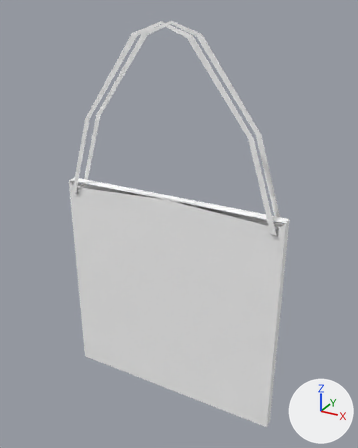
A saved change to the FBX model Assets/Asset Afta/3D/Enviroment/Sekolah/ExportPropsFBX/SekolahNew/Props/Kelas/PapanKamarMandi.fbx.
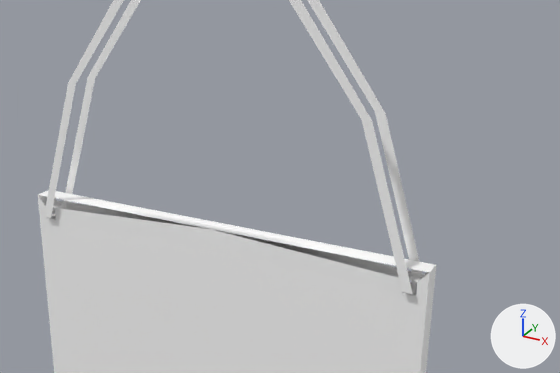
Old and new are each drawn whole from a 50 mm camera at (-0.066, -0.478, 1.25) aimed at (-0.347, 0.032, 0.995) and again close up on the part from 13% to 100% of the width and 16% to 62% of the height. The axes (+X, +Y, +Z) are drawn at lower right. The lights are the same throughout. The older version's two pictures come first. Vertices at exactly the same position are counted once.

Script lines for the objects in view, before the commit:
```python
me_plane = bpy.data.meshes.new('Plane')
me_plane.from_pydata(...)  # 56 vertices, 40 faces; spans x -0.51..-0.204, y 0.01..0.033, z 0.735..1.235
me_plane.materials.append(mat_schoolprops)  # picture img_schoolprops_psd
# before: 1 (-0.204, 0.029, 1.032) at pixel (436, 264), 3 (-0.357, 0.029, 1.032) at pixel (222, 223), 6 (-0.211, 0.029, 1.024) at pixel (424, 273), 7 (-0.22, 0.029, 1.024) at pixel (410, 271), 10 (-0.204, 0.015, 1.032) at pixel (429, 272)
# before: 11 (-0.357, 0.015, 1.032) at pixel (211, 229), 14 (-0.22, 0.015, 1.024), 15 (-0.211, 0.015, 1.024) at pixel (417, 281), 17 (-0.51, 0.029, 1.032) at pixel (49, 189), 20 (-0.503, 0.029, 1.024) at pixel (57, 200)
# before: 21 (-0.494, 0.029, 1.024) at pixel (66, 202), 23 (-0.51, 0.015, 1.032) at pixel (37, 194), 26 (-0.494, 0.015, 1.024) at pixel (54, 207), 27 (-0.503, 0.015, 1.024) at pixel (45, 205)
ob_papanwarning = bpy.data.objects.new('PapanWarning', me_plane)
ob_papanwarning.location = (0.0, 0.0, 0.0)
```
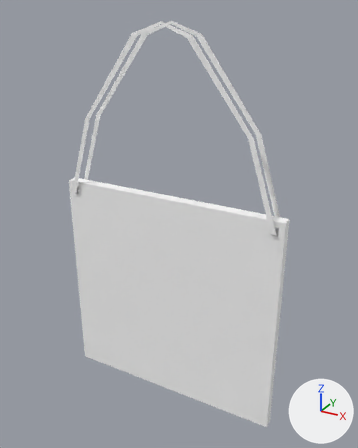
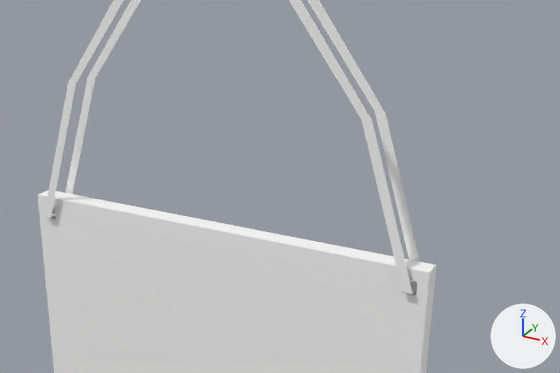
Location of each change, (x1, y1, x2, y2) in pixels of the close-ups (560 x 373 px):
```json
{"part": 1, "of": "me_plane", "change": "added", "after": [38, 195, 429, 282]}
```

The change, as JSON lines over the scene's bpy script:
```json
{"block": "me_plane", "where": "# used by ob_papanwarning; location = (0.0, 0.0, 0.0)"}
{"block": "me_plane", "where": "# verts and faces of me_plane; kept vertices keep their numbers, new ones are numbered from 56"}
{"op": "remove", "block": "me_plane", "code": "me_plane.from_pydata(...)  # 56 vertices, 40 faces; spans x -0.51..-0.204, y 0.01..0.033, z 0.735..1.235"}
{"op": "add", "block": "me_plane", "code": "me_plane.from_pydata(...)  # 56 vertices, 44 faces; spans x -0.51..-0.204, y 0.01..0.033, z 0.735..1.235"}
{"block": "me_plane", "change": "me_plane part 1"}
{"op": "add", "block": "me_plane", "code": "faces += [(3, 21, 20, 17), (1, 6, 7, 3), (11, 23, 27, 26), (10, 11, 14, 15)]"}
```
